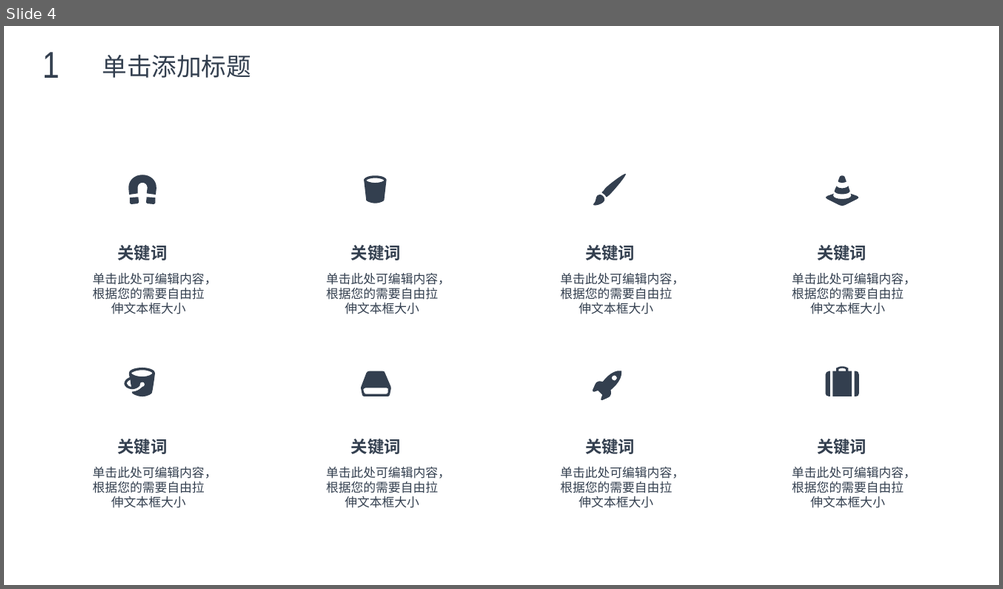
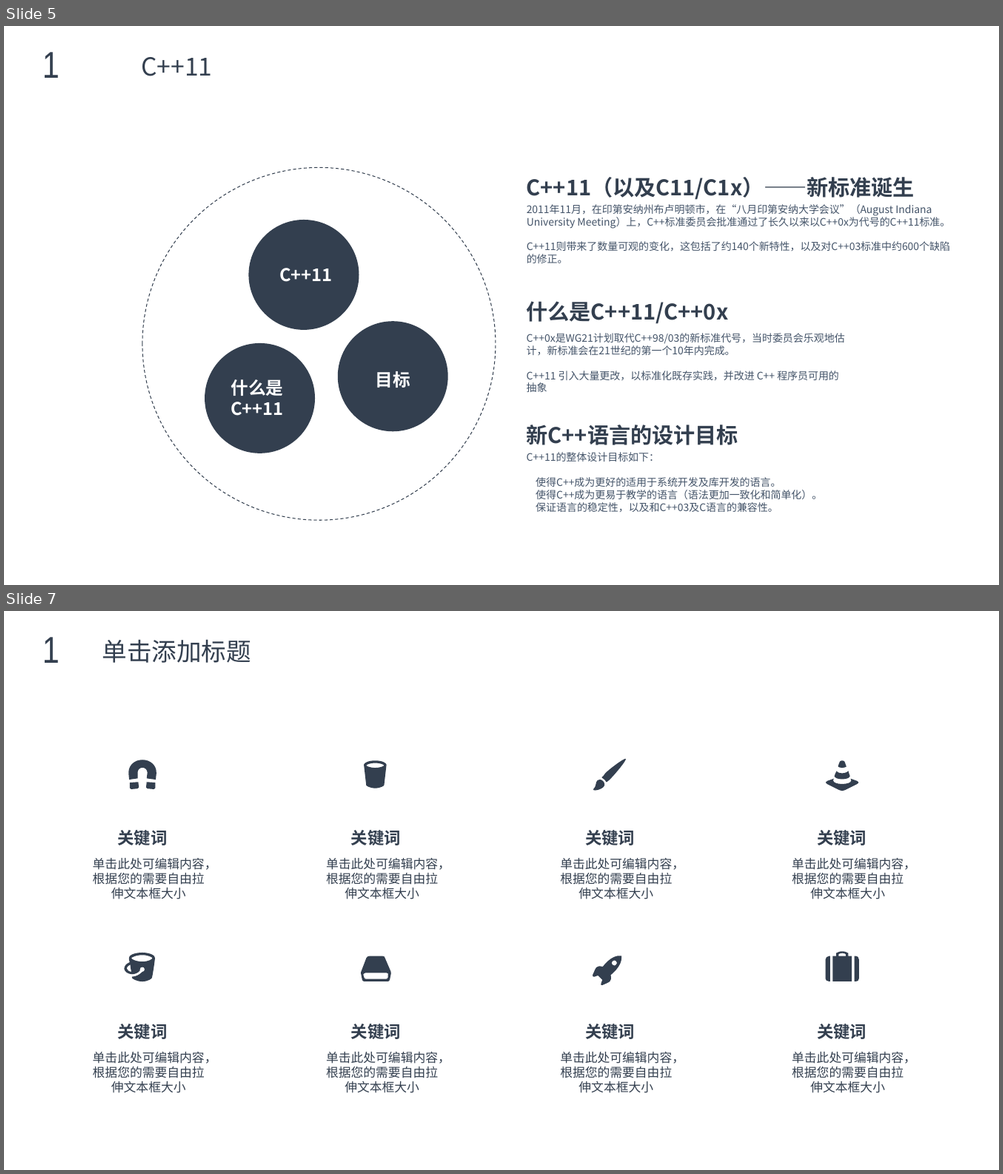
Before and after one commit to max4sharing/modern_cpp, a slide deck: C++11.pptx. Shown one above the other, each under a label of ours: slide 4 before the commit, slides 5 and 7 after it; the slides between them are not shown. The pictures are 1003x589 and 1003x1174 pixels, drawn with LibreOffice and Linux fonts; fonts in the diff are those of the drawing; background and template pictures are left out. Boxes give left, top, right and bottom in pixels: in the first picture for what was removed or moved away, otherwise in the second. Text is boxed around its words. In the diff, an @@ line names an element or a change of style, - is before the commit and + after.

```diff
--- a/C++11.pptx
+++ b/C++11.pptx
@@ slide 5 added at (4,26,999,585), background picture (left out) @@
@@ text added at (42,52,60,78), 36 pt, text #333F4F @@
+1
@@ text added at (141,57,212,76), 24 pt, text #333F4F @@
+C++11
@@ ellipse added at (142,168,495,520), outline #333F4F 0.75 pt dashed @@
@@ text added at (526,177,914,200), 20.8 pt, text #333F4F, bold @@
+C++11（以及C11/C1x）——新标准诞生
@@ ellipse added at (249,220,359,330), fill #333F4F @@
@@ text added at (526,204,950,264), 10 pt, text #445469 @@
+2011年11月，在印第安纳州布卢明顿市，在“八月印第安纳大学会议”（August Indiana University Meeting）上，C++标准委员会批准通过了长久以来以C++0x为代号的C++11标准。
+C++11则带来了数量可观的变化，这包括了约140个新特性，以及对C++03标准中约600个缺陷的修正。
@@ text added at (279,268,332,282), 16.9 pt, text #FFFFFF, bold @@
+C++11
@@ text added at (526,301,728,324), 20.8 pt, text #333F4F, bold @@
+什么是C++11/C++0x
@@ ellipse added at (338,321,448,432), fill #333F4F @@
@@ text added at (526,333,845,392), 10 pt, text #445469 @@
+C++0x是WG21计划取代C++98/03的新标准代号，当时委员会乐观地估计，新标准会在21世纪的第一个10年内完成。
+C++11 引入大量更改，以标准化既存实践，并改进 C++ 程序员可用的抽象
@@ ellipse added at (205,344,315,454), fill #333F4F @@
@@ text added at (230,380,284,416), 16.9 pt, text #FFFFFF, bold @@
+什么是
+C++11
@@ text added at (375,372,410,388), 16.9 pt, text #FFFFFF, bold @@
+目标
@@ text added at (526,425,738,446), 20.8 pt, text #333F4F, bold @@
+新C++语言的设计目标
@@ text added at (526,452,822,512), 10 pt, text #445469 @@
+C++11的整体设计目标如下：
+使得C++成为更好的适用于系统开发及库开发的语言。
+使得C++成为更易于教学的语言（语法更加一致化和简单化）。
+保证语言的稳定性，以及和C++03及C语言的兼容性。
@@ what was slide 4 is now slide 7 @@
```
Also in this commit, not shown: 1 slide changed, 4 other slides added, 1 slide removed.
